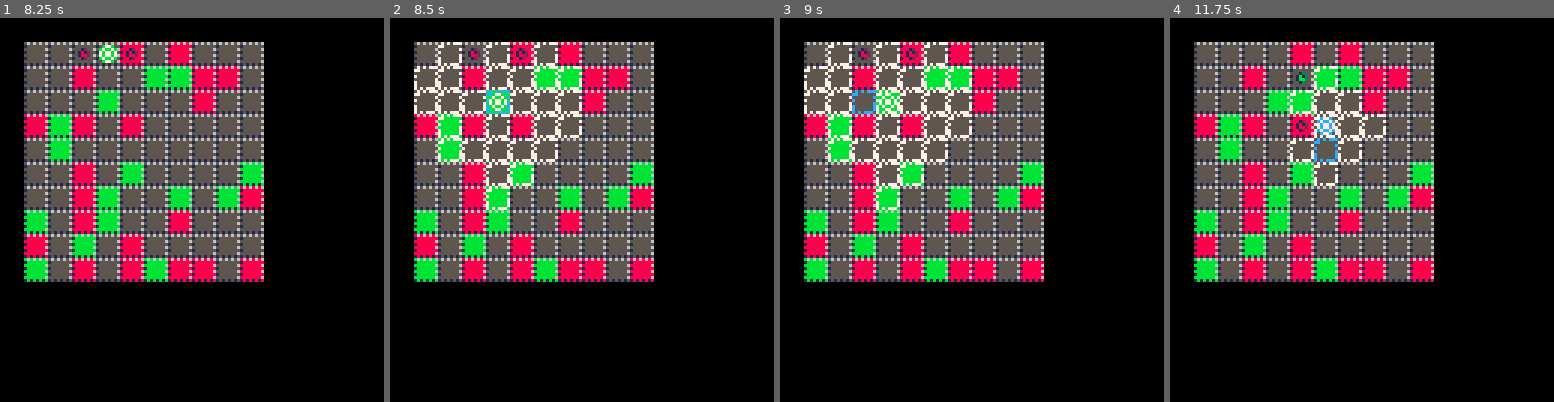
Above: before the commit, frames 1-4 (left to right).
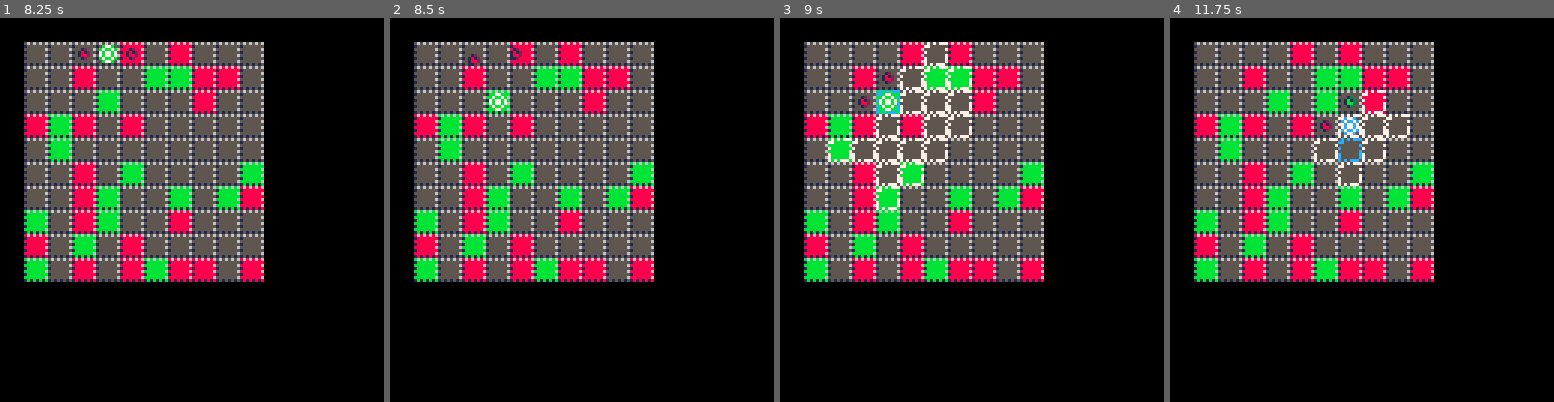
Above: after the commit, the same moments.

Repository: jcwilk/dv_prototype
Game: PICO-8 cartridge divproto.p8
The game is run twice, just before and just after one commit, with the same random seed, the same clock (stepped at 60 frames per second) and the same inputs.
Inputs:
- Up to frame 1 (8.25 s): tap O (Z key) at 0.33, 1.07, 2.22, 3.72, 5.22, 6.72, 8.22 s; tap Down at 0.7 s; hold Up 1.97-2.63 s; hold Right 2.68-3.02 s; hold Down 3.07-3.73 s; hold Left 3.78-4.12 s; hold Up 4.17-4.5 s; hold Left 4.55-5.05 s; hold Right 5.1-5.93 s; hold Up 5.98-6.65 s; hold Right 6.7-7.03 s; hold Down 7.08-7.75 s; hold Left 7.8-8.13 s; hold Up from 8.18 s (still down)
- Up to frame 2 (8.5 s): keep holding Up
- Up to frame 3 (9 s): release Up at 8.52 s; hold Left from 8.57 s (still down)
- Up to frame 4 (11.75 s): release Left at 9.07 s; hold Right 9.12-9.95 s; tap O (Z key) at 9.72, 11.22 s; hold Up 10-10.67 s; hold Right 10.72-11.05 s; hold Down from 11.1 s (still down)

Frame 1 is identical in both runs. In frame 2, 3.5% of the frame differs, in the area x 6-50%, y 6-50%; in frame 3, 1.4%; in frame 4, 2.6%.

Commit message:
Move mobs after the player

Diff:
--- a/divproto.p8
+++ b/divproto.p8
@@ -48,10 +48,6 @@
  end
 
  if(btnp(4)) then
-  if selected_move[1] != player.x or selected_move[2] != player.y then
-   mobs.move()
-  end
-
   choose_move()
  end
  if(btnp(0)) then
@@ -248,6 +244,7 @@
   //make_tween2(player,"x","y",selected_move[1],selected_move[2],6)
   make_path_tween(player,selected_move,6).after=function()
    exchange_color()
+			mobs.move()
    anims.after(function()
     //dupt
 		  highlight_moves()
